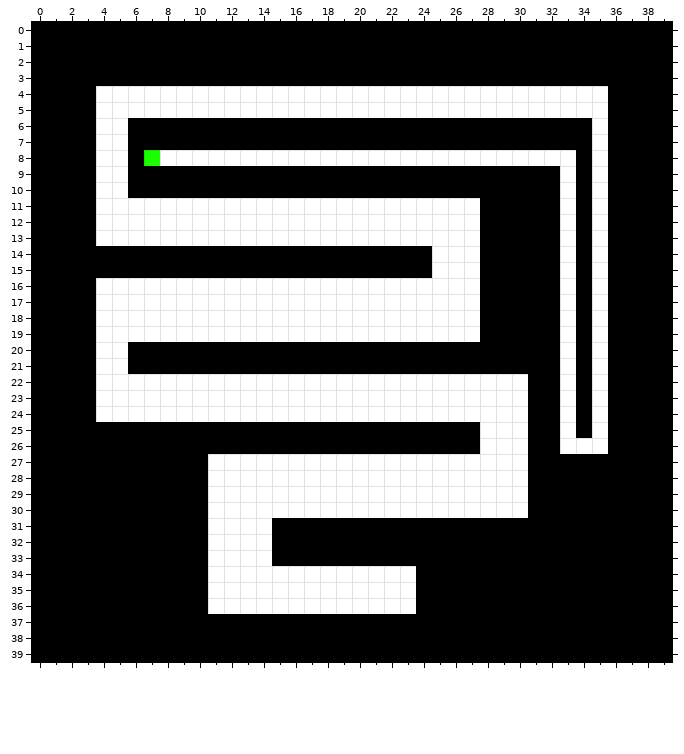
Tiled map, stored at data/maps/level1/level1.tmx. That is the earlier state.
Cells are 16x16 px. Shown: x 0..39, y 0..39.
And afterwards:
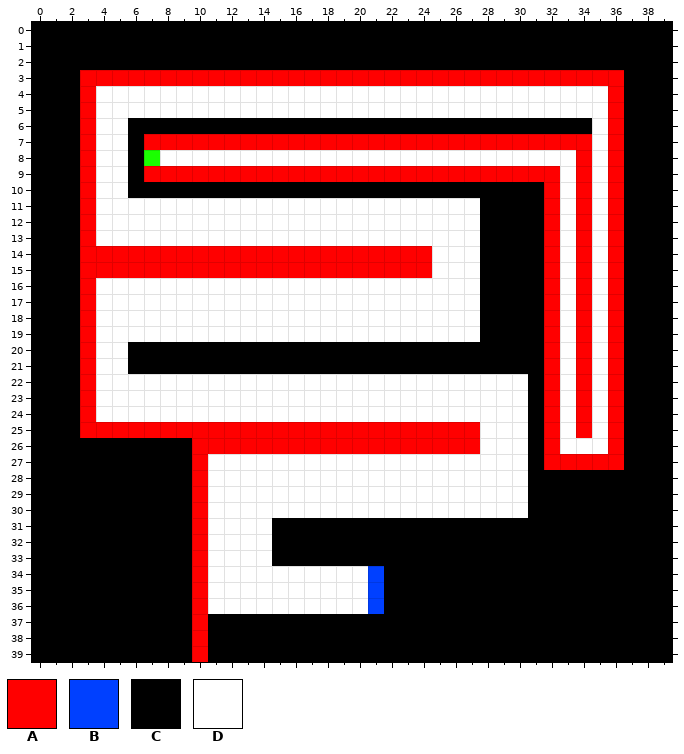
Key: from "color_set": A 0, B 1, C 6, D 7.
_ is an empty cell.
Tiles replaced or removed in this view: D.
Edits made:
Changed rows in their new state; . is an unchanged cell.
Layer "Tile Layer 2":
first column x 3:
 3 AAAAAAAAAAAAAAAAAAAAAAAAAAAAAAAAAA
 4 A................................A
 5 A................................A
 6 A................................A
 7 A...AAAAAAAAAAAAAAAAAAAAAAAAAAAA.A
 8 A..............................A.A
 9 A...AAAAAAAAAAAAAAAAAAAAAAAAAA.A.A
10 A............................A.A.A
11 A............................A.A.A
12 A............................A.A.A
13 A............................A.A.A
14 AAAAAAAAAAAAAAAAAAAAAA.......A.A.A
15 AAAAAAAAAAAAAAAAAAAAAA.......A.A.A
16 A............................A.A.A
17 A............................A.A.A
18 A............................A.A.A
19 A............................A.A.A
20 A............................A.A.A
21 A............................A.A.A
22 A............................A.A.A
23 A............................A.A.A
24 A............................A.A.A
25 AAAAAAAAAAAAAAAAAAAAAAAAA....A.A.A
26 .......AAAAAAAAAAAAAAAAAA....A...A
27 .......A.....................AAAAA
28 .......A..........................
29 .......A..........................
30 .......A..........................
31 .......A..........................
32 .......A..........................
33 .......A..........................
34 .......A..........BCC.............
35 .......A..........BCC.............
36 .......A..........BCC.............
37 .......A..........................
38 .......A..........................
39 .......A..........................
Where, in picture pixels (left, top, right, bottom), the same in both pictures:
changed: (80, 70, 624, 662)
